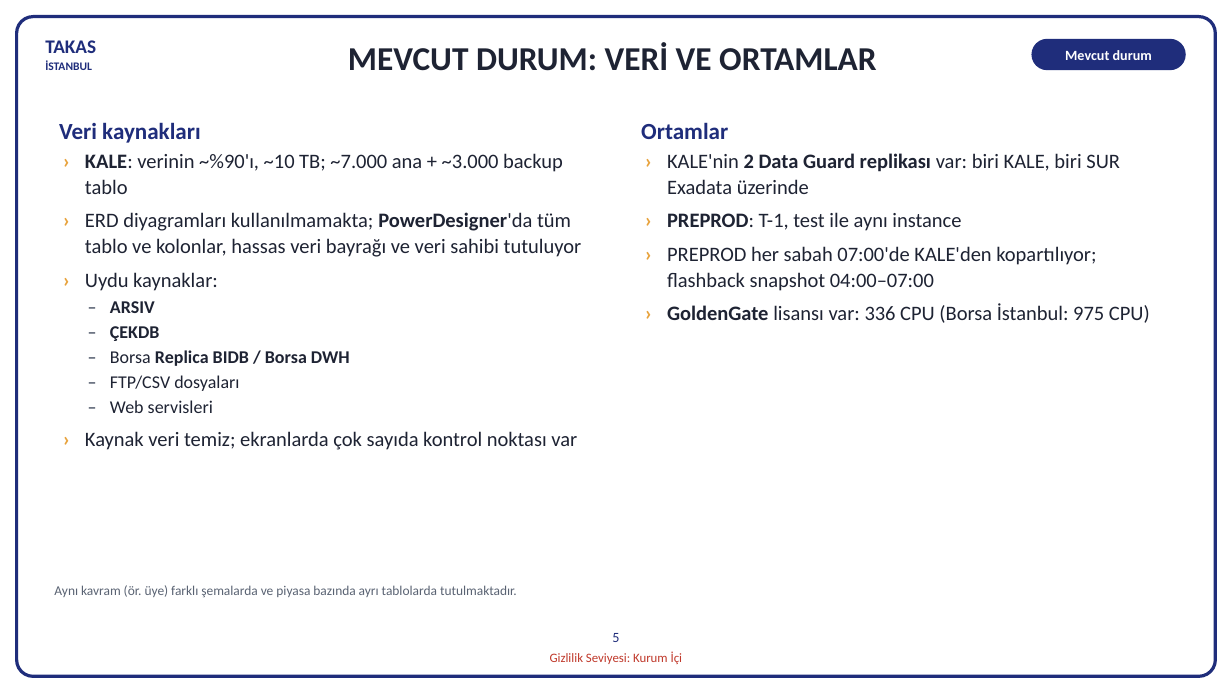
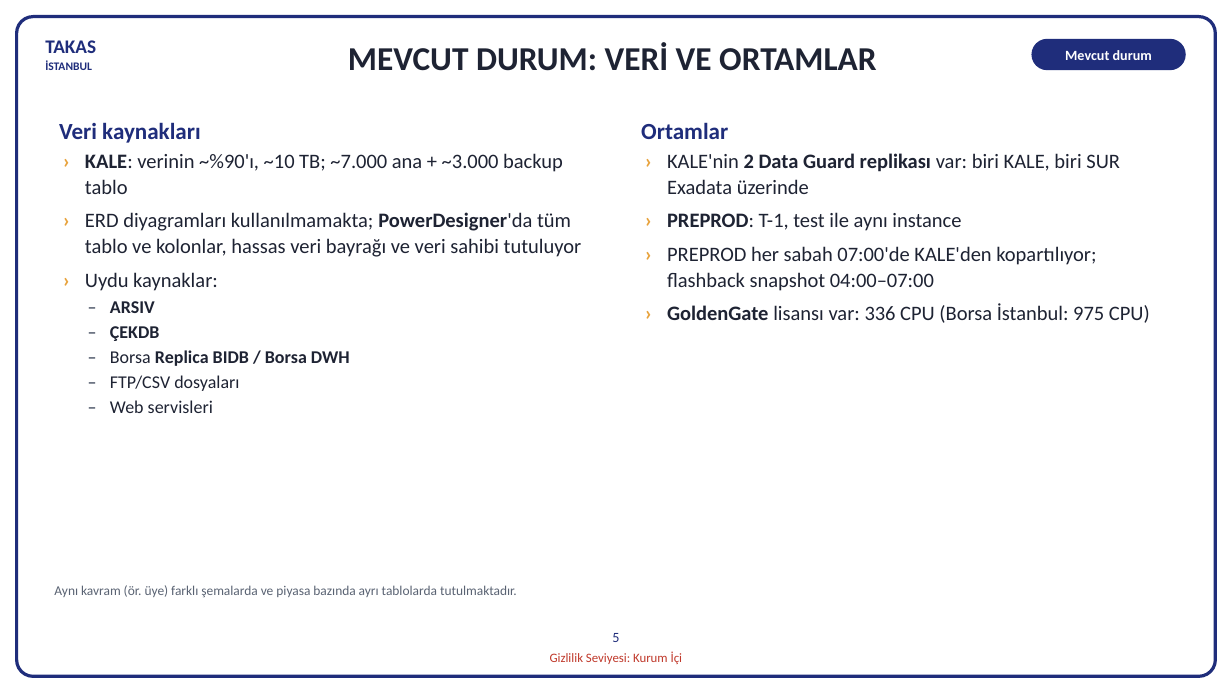
Before and after one commit to hanifidemirel0/Cursor-Projects, a slide deck: slide 5 of outputs/dwh-sunum-kasim-2026/5 - DWHSunum_Kasim2026.pptx. Drawn at 1232x693 pixels with LibreOffice and Linux fonts; fonts in the diff are those of the drawing. Boxes give left, top, right and bottom in pixels: in the first picture for what was removed or moved away, otherwise in the second. Text is boxed around its words. In the diff, an @@ line names an element or a change of style, - is before the commit and + after.

```diff
--- a/outputs/dwh-sunum-kasim-2026/5 - DWHSunum_Kasim2026.pptx
+++ b/outputs/dwh-sunum-kasim-2026/5 - DWHSunum_Kasim2026.pptx
@@ text at box(85, 431, 577, 450): paragraph removed @@
-› Kaynak veri temiz; ekranlarda çok sayıda kontrol noktası var
```
Also in this commit, not shown: 2 other files.
